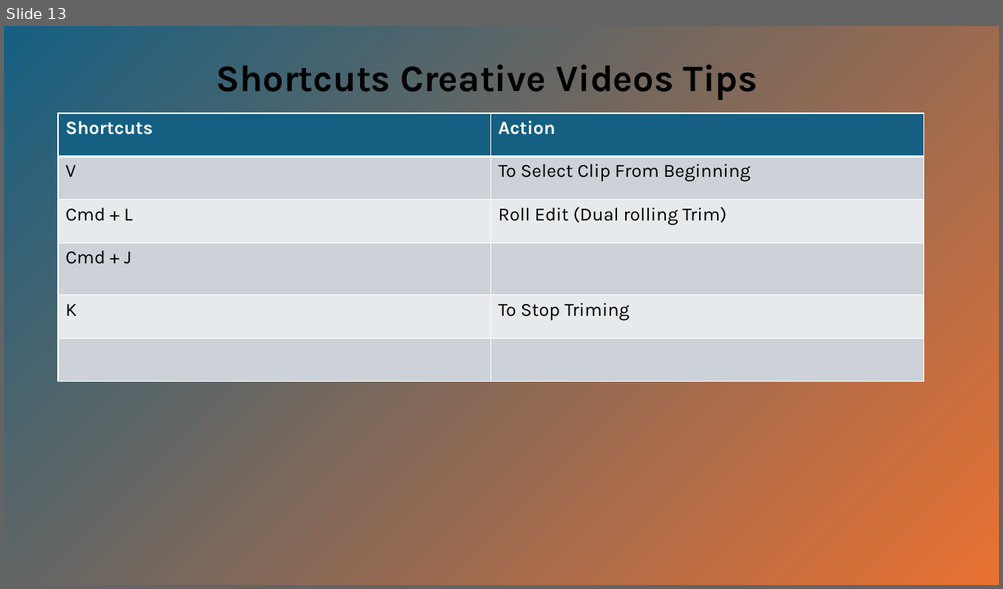
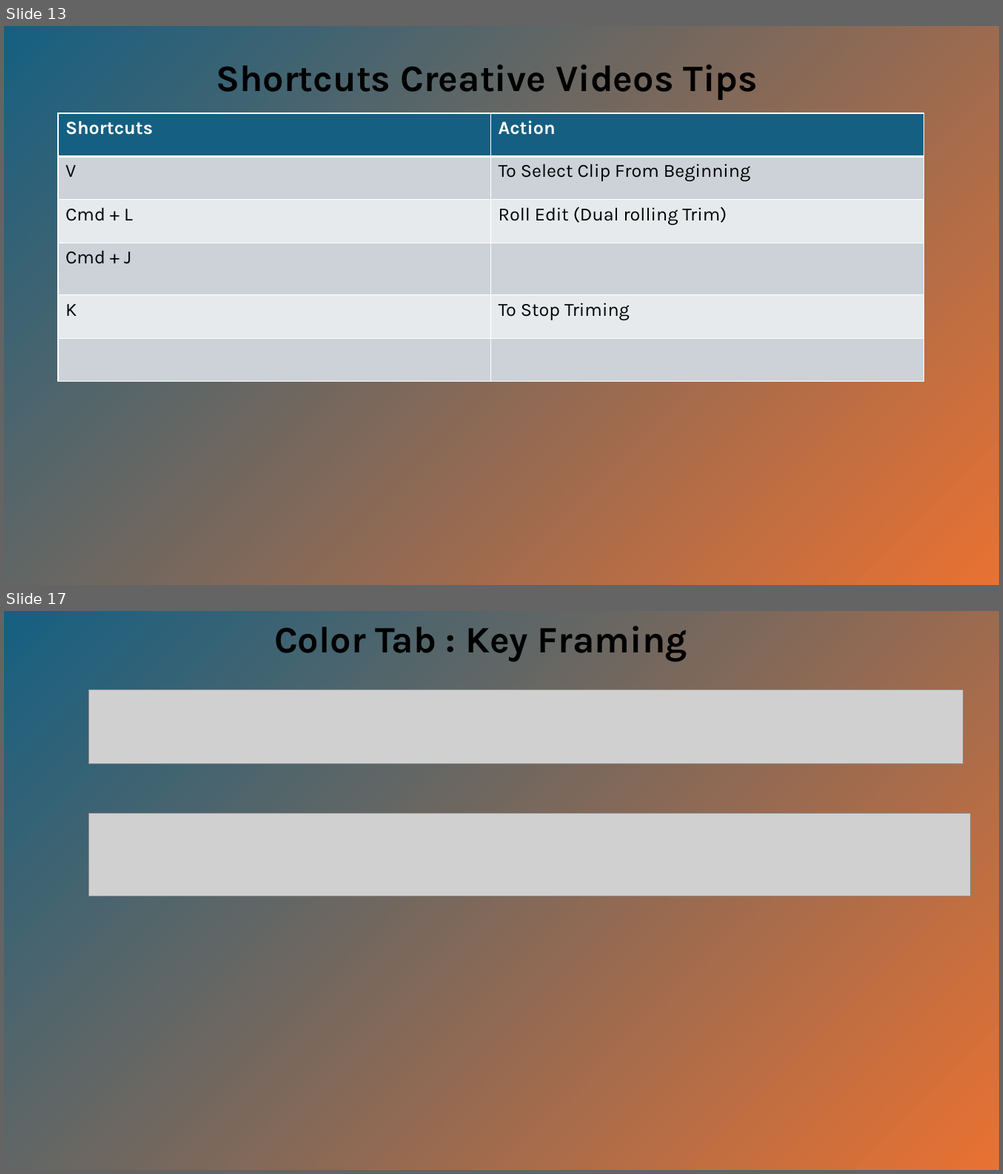
Before and after one commit to praveensinghaws/VideoAndPhotoEditing, a slide deck: DaVinci Resolve Akash.pptx. Shown one above the other, each under a label of ours: slide 13 before the commit, slides 13 and 17 after it; the slides between them are not shown. The pictures are 1003x589 and 1003x1174 pixels, drawn with LibreOffice and Linux fonts; fonts in the diff are those of the drawing; grey boxes stand for pictures. Boxes give left, top, right and bottom in pixels: in the first picture for what was removed or moved away, otherwise in the second. Text is boxed around its words. In the diff, an @@ line names an element or a change of style, - is before the commit and + after.

```diff
--- a/DaVinci Resolve Akash.pptx
+++ b/DaVinci Resolve Akash.pptx
@@ slide 17 added at (x1=4, y1=611, x2=999, y2=1170), background #FFFFFF @@
@@ rectangle added at (x1=4, y1=611, x2=999, y2=1170), fill gradient #156082 to #E97132 @@
@@ text added at (x1=274, y1=626, x2=687, y2=661), 36 pt, text #000000, bold @@
+Color Tab : Key Framing
@@ picture added at (x1=88, y1=690, x2=963, y2=764) @@
@@ picture added at (x1=88, y1=813, x2=970, y2=896) @@
```
Also in this commit, not shown: 7 other slides added, 2 slides removed, 7 other files.
